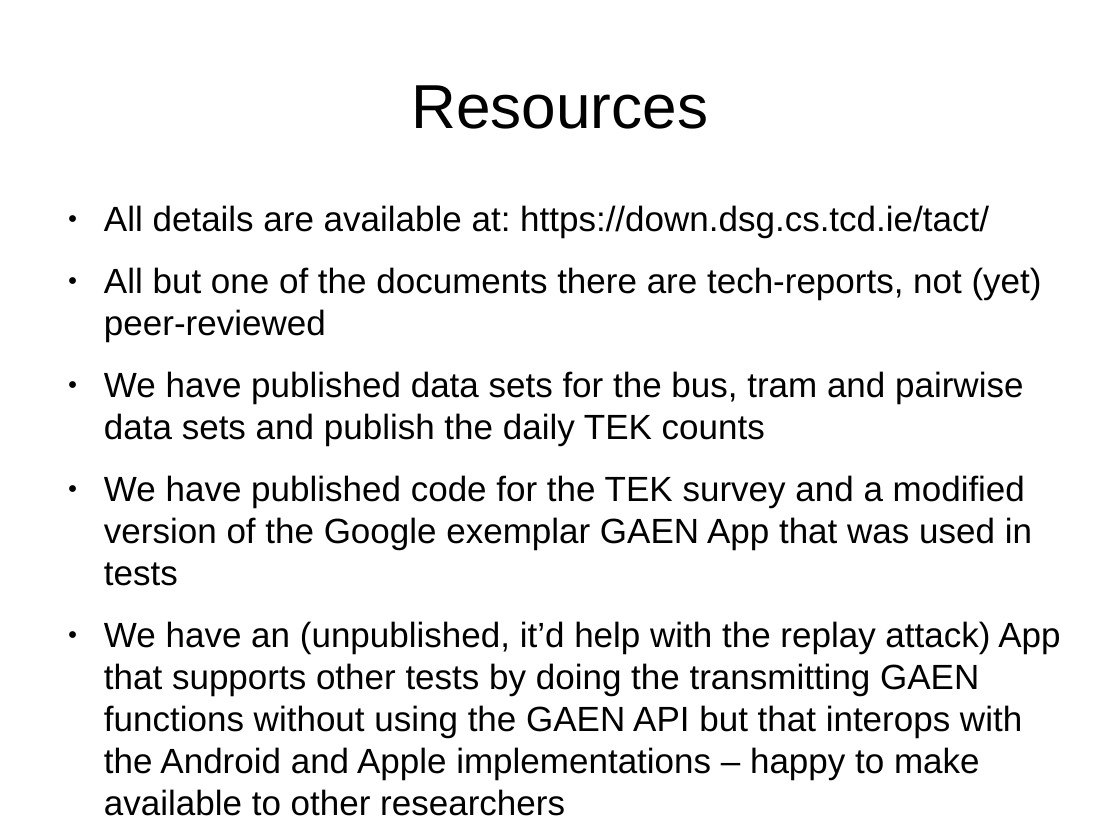
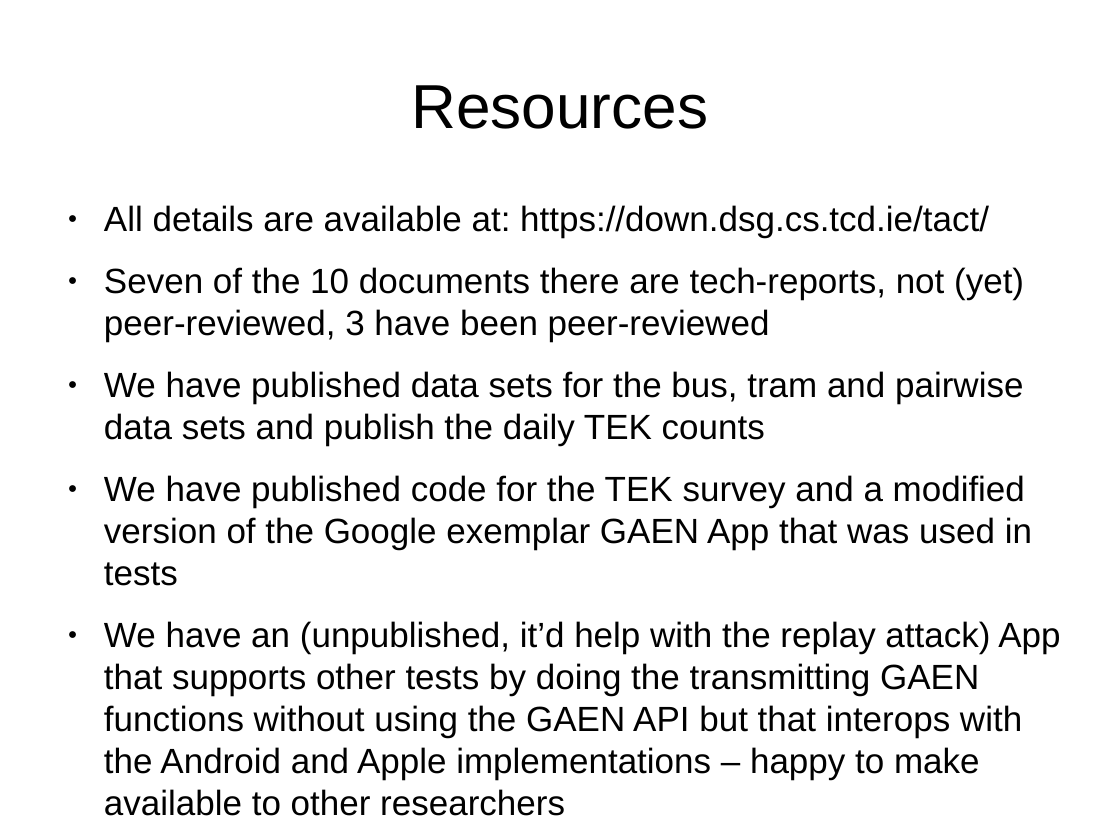
Before and after one commit to sftcd/witidtm, a slide deck: slide 29 of lectures/2020-2021/900-covid.odp. Drawn at 1120x840 pixels with LibreOffice and Linux fonts; fonts in the diff are those of the drawing; background and template pictures are left out. Boxes give left, top, right and bottom in pixels: in the first picture for what was removed or moved away, otherwise in the second. Text is boxed around its words. In the diff, an @@ line names an element or a change of style, - is before the commit and + after.

Commit message:
fix count(peer-reviewed)

```diff
--- a/lectures/2020-2021/900-covid.odp
+++ b/lectures/2020-2021/900-covid.odp
@@ text at box(104, 267, 1024, 342): text changed @@
-● All but one of the documents there are tech-reports, not (yet) peer-reviewed
+● Seven of the 10 documents there are tech-reports, not (yet) peer-reviewed, 3 have been peer-reviewed
```
Also in this commit, not shown: 1 other file.
